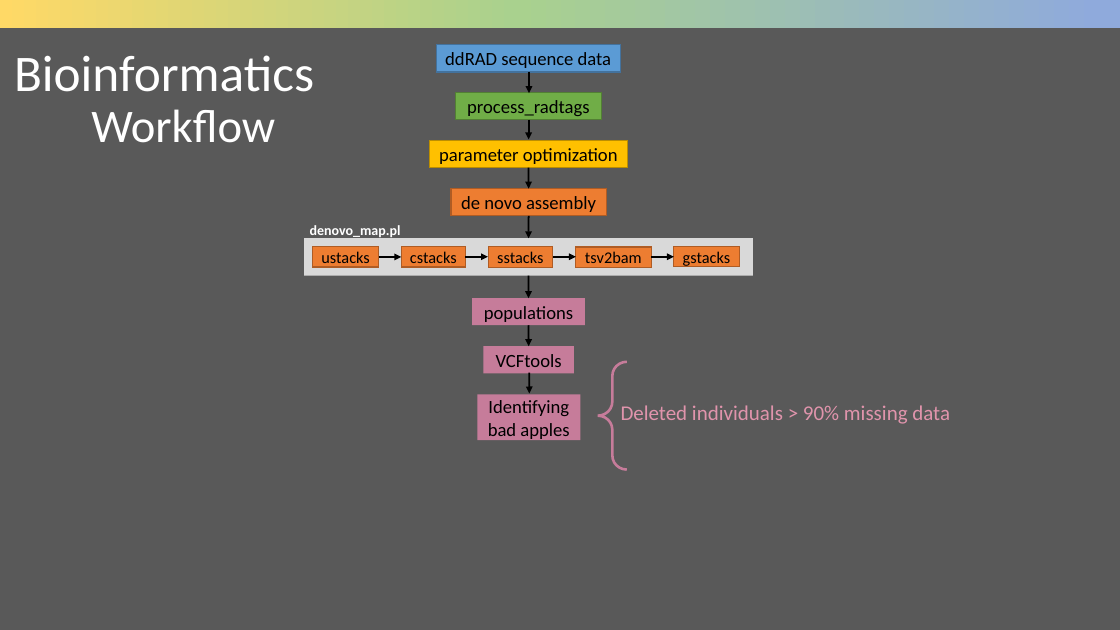
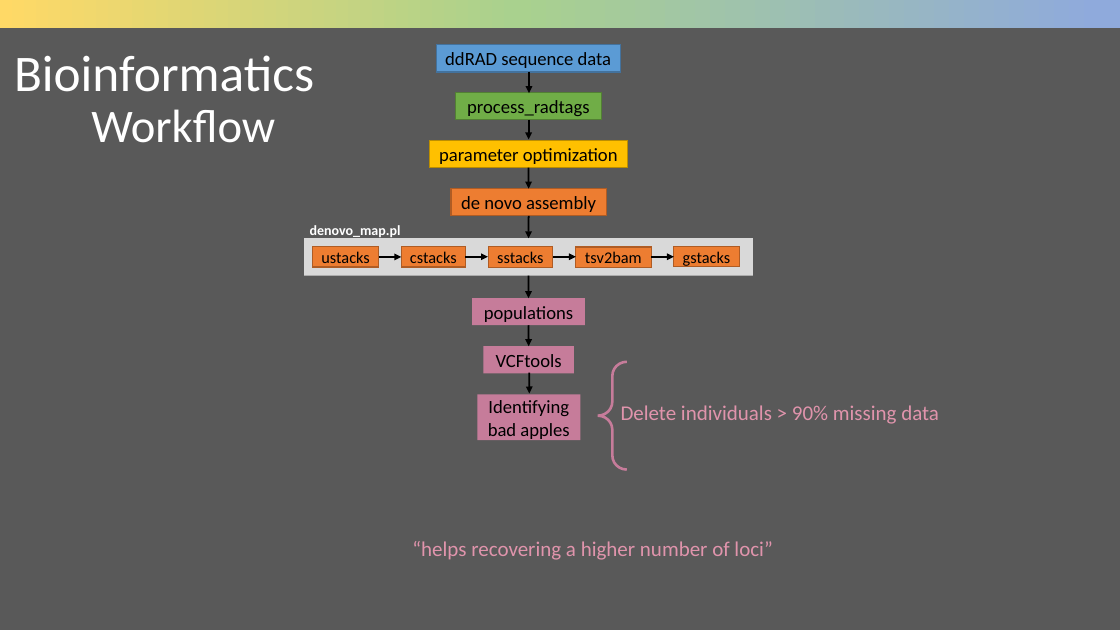
Before and after one commit to cd-barratt/ddRAD-seq_workshop, a slide deck: slide 41 of talks/2_Stacks2_lecture.pptx (slide 38 before the commit). Drawn at 1120x630 pixels with LibreOffice and Linux fonts; fonts in the diff are those of the drawing. Boxes give left, top, right and bottom in pixels: in the first picture for what was removed or moved away, otherwise in the second. Text is boxed around its words. In the diff, an @@ line names an element or a change of style, - is before the commit and + after.

```diff
--- a/talks/2_Stacks2_lecture.pptx
+++ b/talks/2_Stacks2_lecture.pptx
@@ text at (x1=621, y1=405, x2=939, y2=424): text changed @@
-Deleted individuals > 90% missing data
+Delete individuals > 90% missing data
@@ text added at (x1=412, y1=541, x2=773, y2=560), 18 pt, text #E094AC @@
+“helps recovering a higher number of loci”
```
Also in this commit, not shown: 18 other slides changed, 8 slides added, 1 slide removed, 1 other file.
